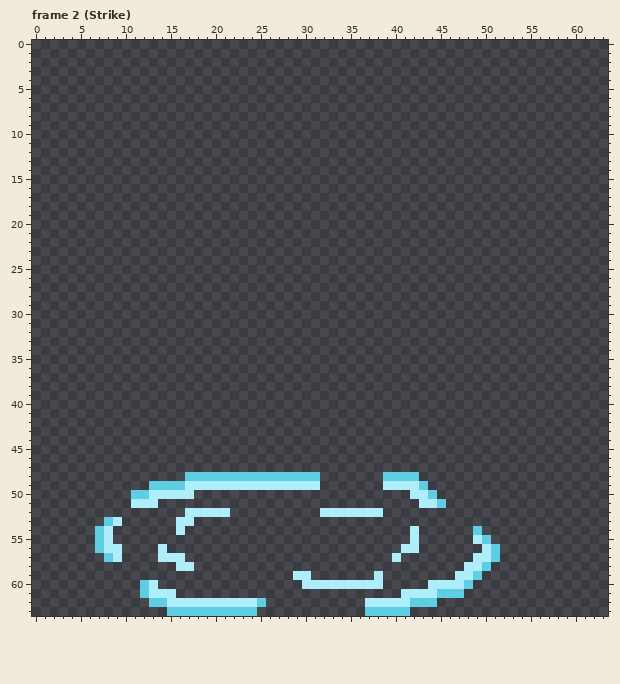
Pixel-art file -- Assets/Projectiles/LightningStrike.aseprite. The picture above is the old version.
64x64 pixels, 12 frames. Shown: frame 2 (Strike). The commit also changed other frames, which this record leaves out.
Once edited:
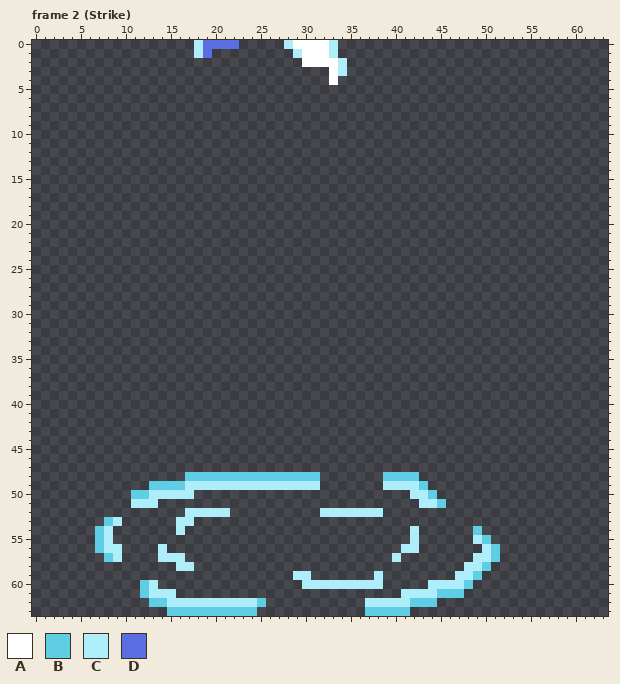
Palette (. is transparent): A #ffffff  B #5fcde4  C #aeedfa  D #5b6ee1
The edit:
{"change": "layer \"Bolt2\" now shown"}
{"change": "layer \"Bolt1\" now shown"}
{"where": "frame 2 (Strike), layers \"Bolt1\", \"Bolt2\""}
{"frame":2,"y":0,"x":18,"old":".....","new":"CDDDD"}
{"frame":2,"y":0,"x":28,"old":"......","new":"CAAAAC"}
{"frame":2,"y":1,"x":18,"old":"..","new":"CD"}
{"frame":2,"y":1,"x":29,"old":".....","new":"CAAAC"}
{"frame":2,"y":2,"x":30,"old":".....","new":"AAAAC"}
{"frame":2,"y":3,"x":33,"old":"..","new":"AC"}
{"frame":2,"y":4,"x":33,"old":".","new":"A"}
